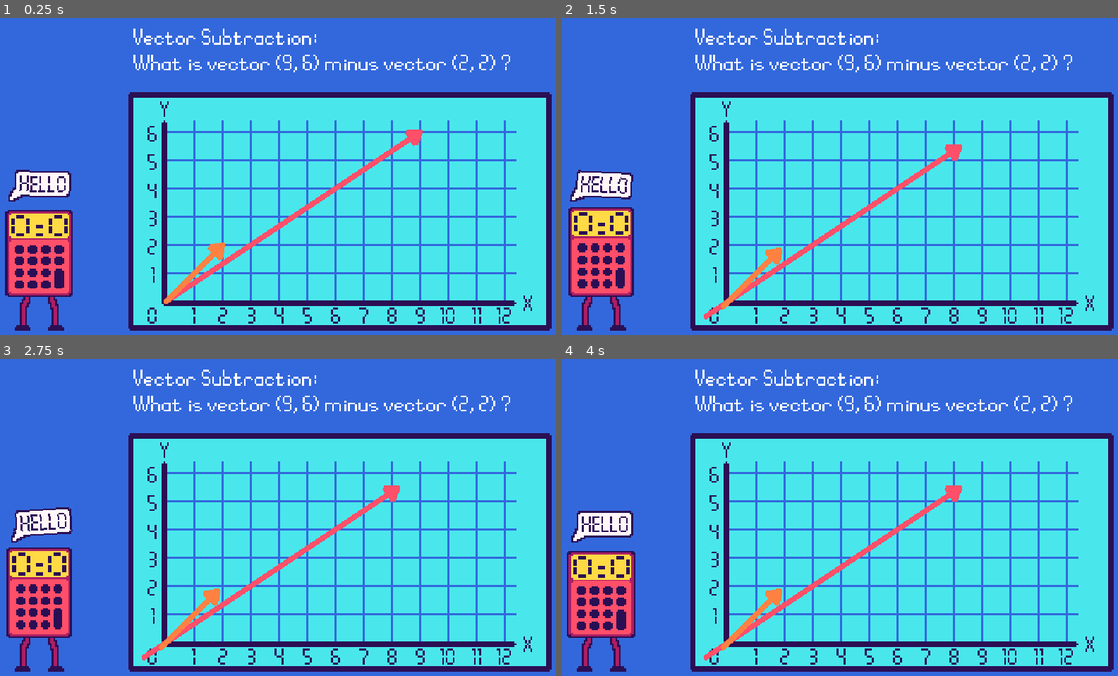
Above: before the commit, frames 1-4 (two rows, left to right).
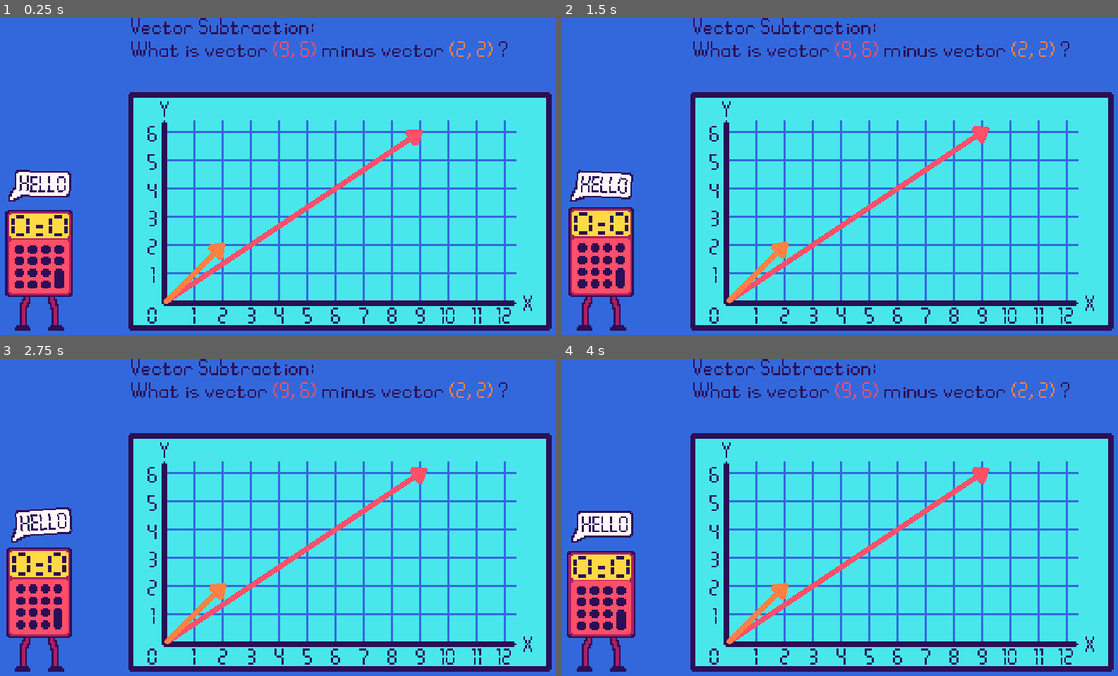
Above: after the commit, the same moments.

Repository: KyleTiley/VectorMathGame
Game: Godot game, scene res://Game/game.tscn
Same seed, same stepped clock (60 frames per second), same inputs: the game is played once before the commit and once after it.
Inputs (mouse positions are in pixels of both pictures, inside the frame that each line leads up to):
- Up to frame 1 (0.25 s): no input
- Up to frame 2 (1.5 s): move the mouse to (856, 217) at 0.52 s; click (856, 217) at 0.67 s; move the mouse to (756, 271) at 1.27 s; click (756, 271) at 1.42 s
- Up to frame 3 (2.75 s): move the mouse to (333, 447) at 2.02 s; click (333, 447) at 2.17 s
- Up to frame 4 (4 s): move the mouse to (806, 580) at 2.77 s; click (806, 580) at 2.92 s; move the mouse to (1006, 565) at 3.52 s; click (1006, 565) at 3.67 s

The runs differ from the first frame. In frame 1, 2.1% of the frame differs, in the area x 23-92%, y 0-18%; in frame 2, 2.5%, in the area x 23-92%, y 0-96%; in frame 3, 2.5%; in frame 4, 2.5%.

Commit message:
text colour changes works

Diff:
--- a/Game/Graph/vector_graph.tscn
+++ b/Game/Graph/vector_graph.tscn
@@ -288,6 +288,7 @@
 position = Vector2(192, -96)
 
 [node name="Vector1" parent="." instance=ExtResource("5_86yl3")]
+default_color = Color(1, 0.309804, 0.411765, 1)
 
 [node name="Vector2" parent="." instance=ExtResource("5_86yl3")]
 default_color = Color(1, 0.506096, 0.258915, 1)
--- a/Game/Levels/VectorAddition.gd
+++ b/Game/Levels/VectorAddition.gd
@@ -1,7 +1,7 @@
 extends Node2D
 
 @onready var graph = $VectorGraph
-@onready var question_label = $Label
+@onready var question_rich_label = $RichTextLabel
 
 var vector_1 : Vector2
 var vector_2 : Vector2
@@ -33,8 +33,8 @@
 		if !check_vector_parallel(vector_1, vector_2):
 			end = true
 	graph.receive_question(vector_1, vector_2)
-	question_label.text = "Vector Addition:" + '\n'
-	question_label.text += "What is vector " + str(vector_1) + " plus vector " + str(vector_2) + " ?"
+#	question_label.text = "Vector Addition:" + '\n'
+#	question_label.text += "What is vector " + str(vector_1) + " plus vector " + str(vector_2) + " ?"
 
 func compute_vectors_subtraction():
 	vector_1 = vector_setting(x_max, x_edge, y_max, y_edge)
@@ -44,8 +44,17 @@
 		if !check_vector_parallel(vector_1, vector_2):
 			end = true
 	graph.receive_question(vector_1, vector_2)
-	question_label.text = "Vector Subtraction:" + '\n'
-	question_label.text += "What is vector " + str(vector_1) + " minus vector " + str(vector_2) + " ?"
+
+	question_rich_label.add_text("Vector Subtraction:" + '\n')
+	question_rich_label.add_text("What is vector ")
+	question_rich_label.push_color(Global.pink)
+	question_rich_label.add_text(str(vector_1))
+	question_rich_label.push_color(Global.purple)
+	question_rich_label.add_text(" minus vector ")
+	question_rich_label.push_color(Global.orange)
+	question_rich_label.add_text(str(vector_2))
+	question_rich_label.push_color(Global.purple)
+	question_rich_label.add_text(" ?")
 
 func vector_setting(x1, x2, y1, y2):
 	var vector : Vector2
--- a/Game/VectorLine/vector_line.gd
+++ b/Game/VectorLine/vector_line.gd
@@ -4,11 +4,12 @@
 @onready var position_node = $PositionNode
 @onready var collision = CollisionShape2D.new()
 
+var diff
 func create_arrow():
 	var start_point = self.get_point_position(0)
 	var end_point = self.get_point_position(1)
 
-	var diff = end_point - start_point
+	diff = end_point - start_point
 	print(diff)
 
 	# set up collision
@@ -44,7 +45,7 @@
 func _on_area_2d_input_event(_viewport, event, _shape_idx):
 	if event is InputEventMouseButton and event.pressed and event.button_index == 1:
 		selected = true
-		selection_offset = position_node.global_position - get_global_mouse_position()
+		selection_offset = position_node.global_position - get_global_mouse_position() + diff/10 # bandaid solution try fix later
 
 func _physics_process(delta):
 	if selected:
--- a/Game/VectorLine/vector_line.tscn
+++ b/Game/VectorLine/vector_line.tscn
@@ -3,7 +3,6 @@
 [ext_resource type="Script" path="res://Game/VectorLine/vector_line.gd" id="1_0kood"]
 
 [node name="VectorLine2D" type="Line2D"]
-points = PackedVector2Array(0, 0, 127, -86)
 width = 6.0
 default_color = Color(1, 0.309712, 0.41181, 1)
 begin_cap_mode = 2
--- a/Game/game.tscn
+++ b/Game/game.tscn
@@ -1,7 +1,6 @@
-[gd_scene load_steps=5 format=3 uid="uid://bt0o6dl5yrvhn"]
+[gd_scene load_steps=4 format=3 uid="uid://bt0o6dl5yrvhn"]
 
 [ext_resource type="PackedScene" uid="uid://cbgvg7rm1fyk1" path="res://Game/Calculator/calculator.tscn" id="1_lx25n"]
-[ext_resource type="Texture2D" uid="uid://cvarbbvc0wbi7" path="res://Assets/funkyfuture-8-32x.png" id="2_hiedo"]
 [ext_resource type="Script" path="res://Game/Levels/VectorAddition.gd" id="3_4f0yh"]
 [ext_resource type="PackedScene" uid="uid://tq1ld42isp6r" path="res://Game/Graph/vector_graph.tscn" id="4_caddo"]
 
@@ -26,10 +25,6 @@
 mouse_filter = 1
 color = Color(0.2, 0.407843, 0.862745, 1)
 
-[node name="Funkyfuture-8-32x" type="Sprite2D" parent="."]
-position = Vector2(130, -18)
-texture = ExtResource("2_hiedo")
-
 [node name="Calculator" parent="." instance=ExtResource("1_lx25n")]
 position = Vector2(53, 262)
 
@@ -41,11 +36,10 @@
 [node name="VectorGraph" parent="Levels/VectorAddition" instance=ExtResource("4_caddo")]
 position = Vector2(197, 321)
 
-[node name="Label" type="Label" parent="Levels/VectorAddition"]
-offset_left = 160.0
-offset_top = 12.0
-offset_right = 396.0
-offset_bottom = 41.0
-theme_override_font_sizes/font_size = 26
-text = "Vector Addition:
-"
+[node name="RichTextLabel" type="RichTextLabel" parent="Levels/VectorAddition"]
+offset_left = 157.0
+offset_right = 633.0
+offset_bottom = 87.0
+theme_override_colors/default_color = Color(0.168536, 0.0586099, 0.329259, 1)
+theme_override_font_sizes/normal_font_size = 26
+bbcode_enabled = true
--- a/Game/global.gd
+++ b/Game/global.gd
@@ -1,3 +1,6 @@
 extends Node
 
-# for all global stuff
+# COLOUR PALETTE
+var purple = Color8(43, 15, 84, 255)
+var pink = Color8(255, 79, 105, 255)
+var orange = Color8(255, 129, 66, 255)
--- a/project.godot
+++ b/project.godot
@@ -17,6 +17,10 @@
 config/icon="res://icon.svg"
 boot_splash/minimum_display_time=1000
 
+[autoload]
+
+Global="*res://Game/global.gd"
+
 [display]
 
 window/size/viewport_width=640
